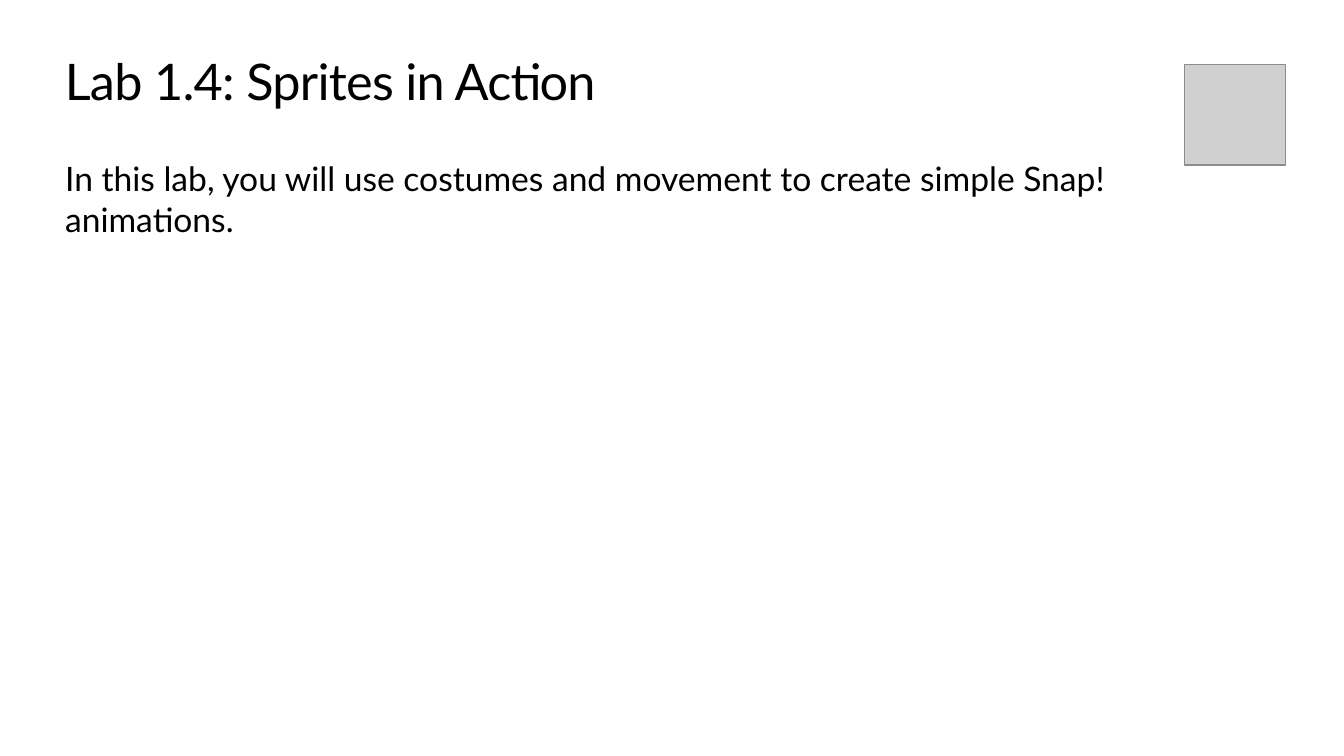
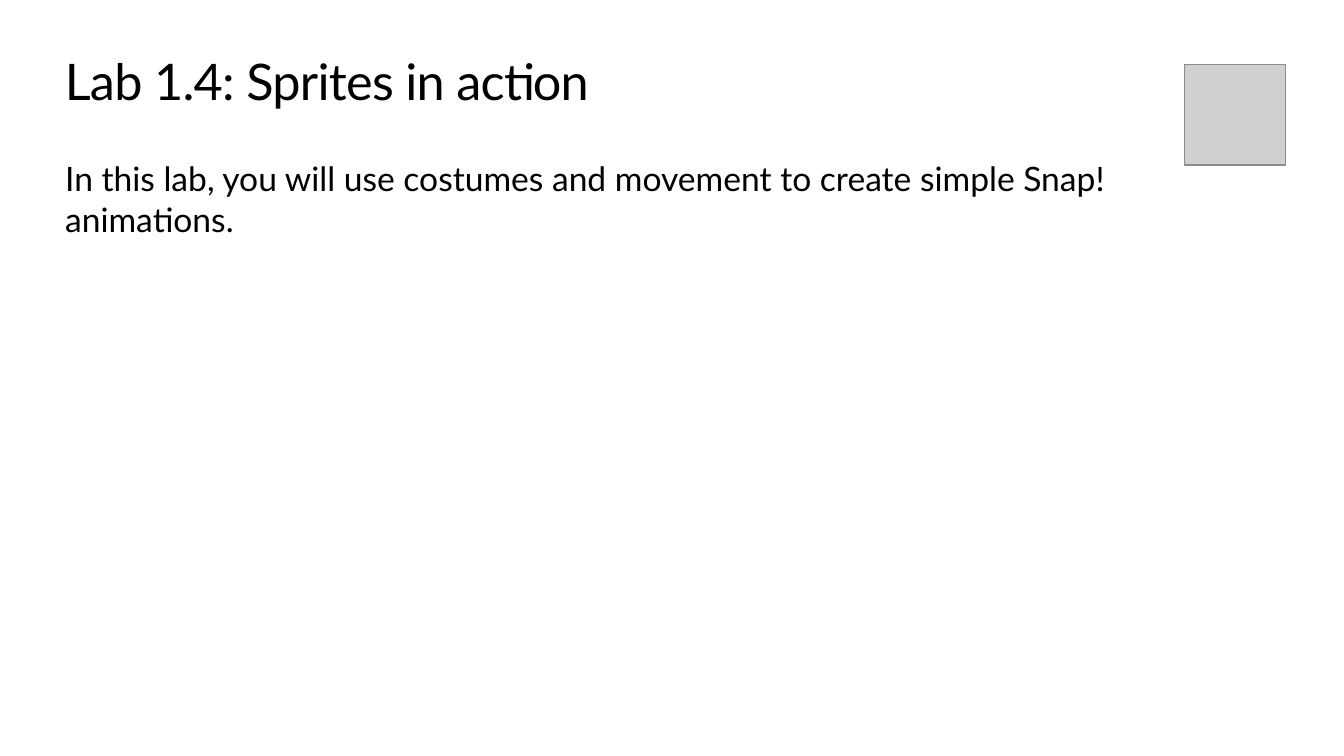
Before and after one commit to TEALSK12/introduction-to-computer-science, a slide deck: slide 6 of slidedecks/TEALS SNAP 1.4.pptx. Drawn at 1344x756 pixels with LibreOffice and Linux fonts; fonts in the diff are those of the drawing; grey boxes stand for pictures; background and template pictures are left out. Boxes give left, top, right and bottom in pixels: in the first picture for what was removed or moved away, otherwise in the second. Text is boxed around its words. In the diff, an @@ line names an element or a change of style, - is before the commit and + after.

```diff
--- a/slidedecks/TEALS SNAP 1.4.pptx
+++ b/slidedecks/TEALS SNAP 1.4.pptx
@@ title at (65, 63, 588, 109): text changed @@
-Lab 1.4: Sprites in Action
+Lab 1.4: Sprites in action
```
Also in this commit, not shown: 5 other slides changed, 4 other files.
